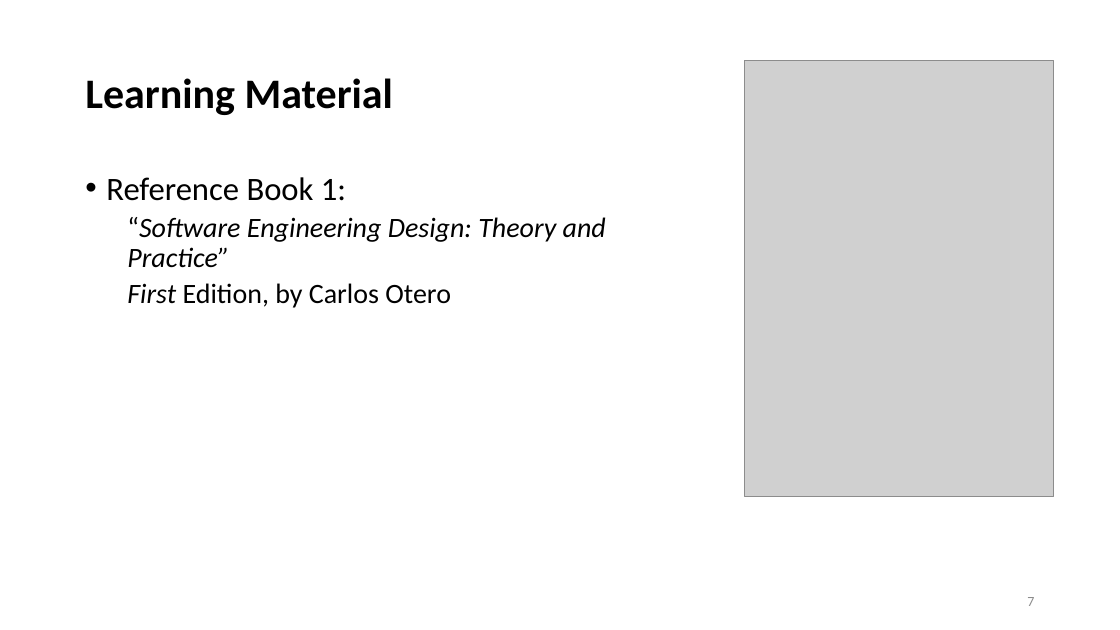
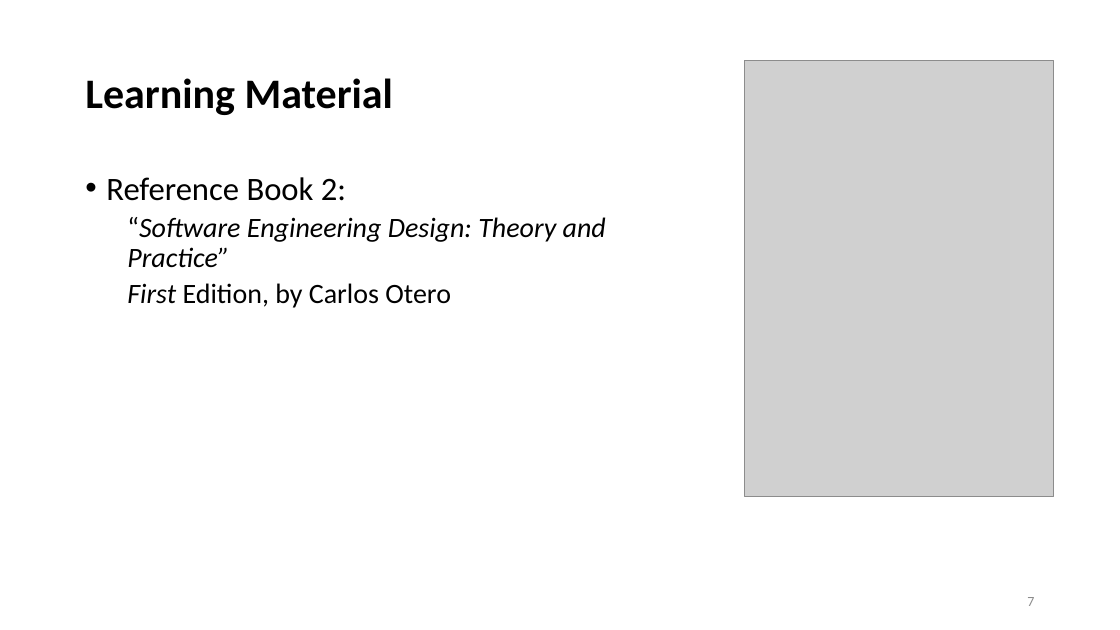
Before and after one commit to ArchitectingSoftware/SE577-SoftwareArchitecture, a slide deck: slide 7 of lectures/Week 1 - Course Overview.pptx. Drawn at 1120x630 pixels with LibreOffice and Linux fonts; fonts in the diff are those of the drawing; grey boxes stand for pictures. Boxes give left, top, right and bottom in pixels: in the first picture for what was removed or moved away, otherwise in the second. Text is boxed around its words. In the diff, an @@ line names an element or a change of style, - is before the commit and + after.

```diff
--- a/lectures/Week 1 - Course Overview.pptx
+++ b/lectures/Week 1 - Course Overview.pptx
@@ text at (106, 177, 346, 201): text changed @@
-• Reference Book 1:
+• Reference Book 2:
```
Also in this commit, not shown: 4 other slides changed, 2 slides added, 28 slides removed, 1 other file.
